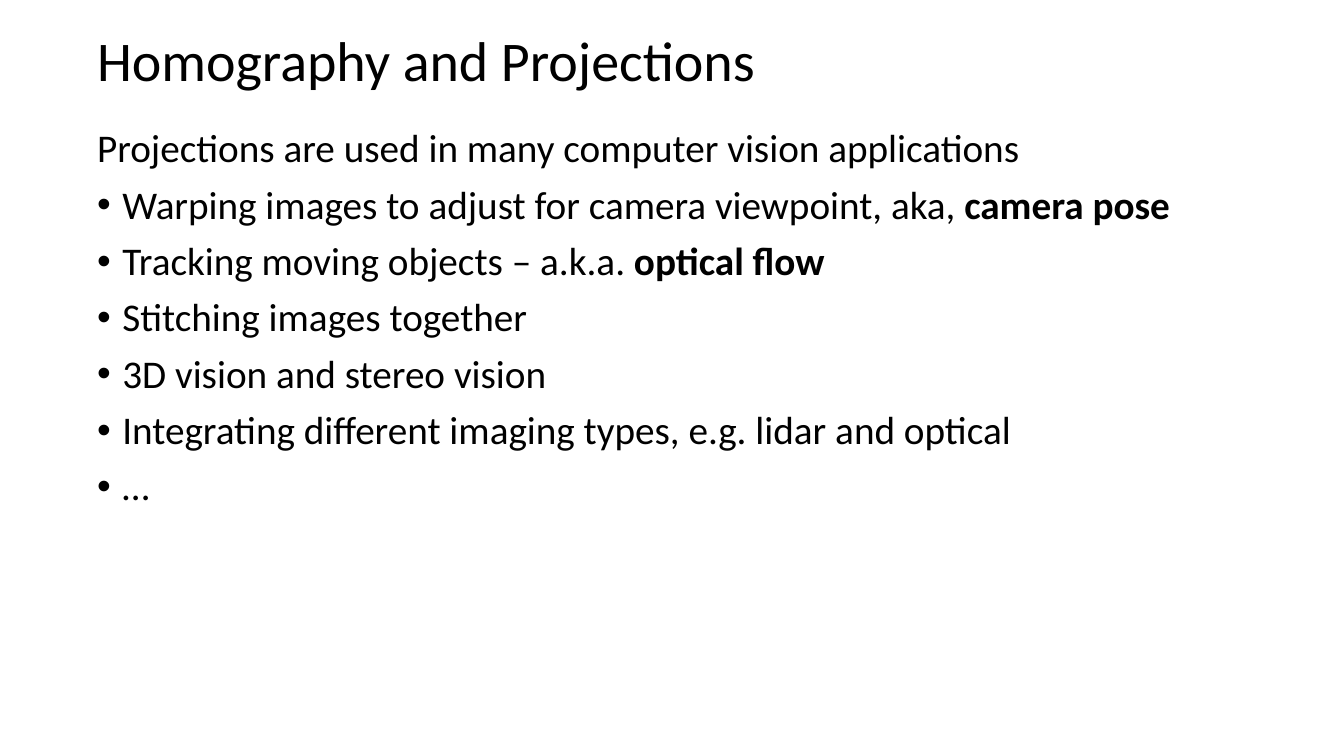
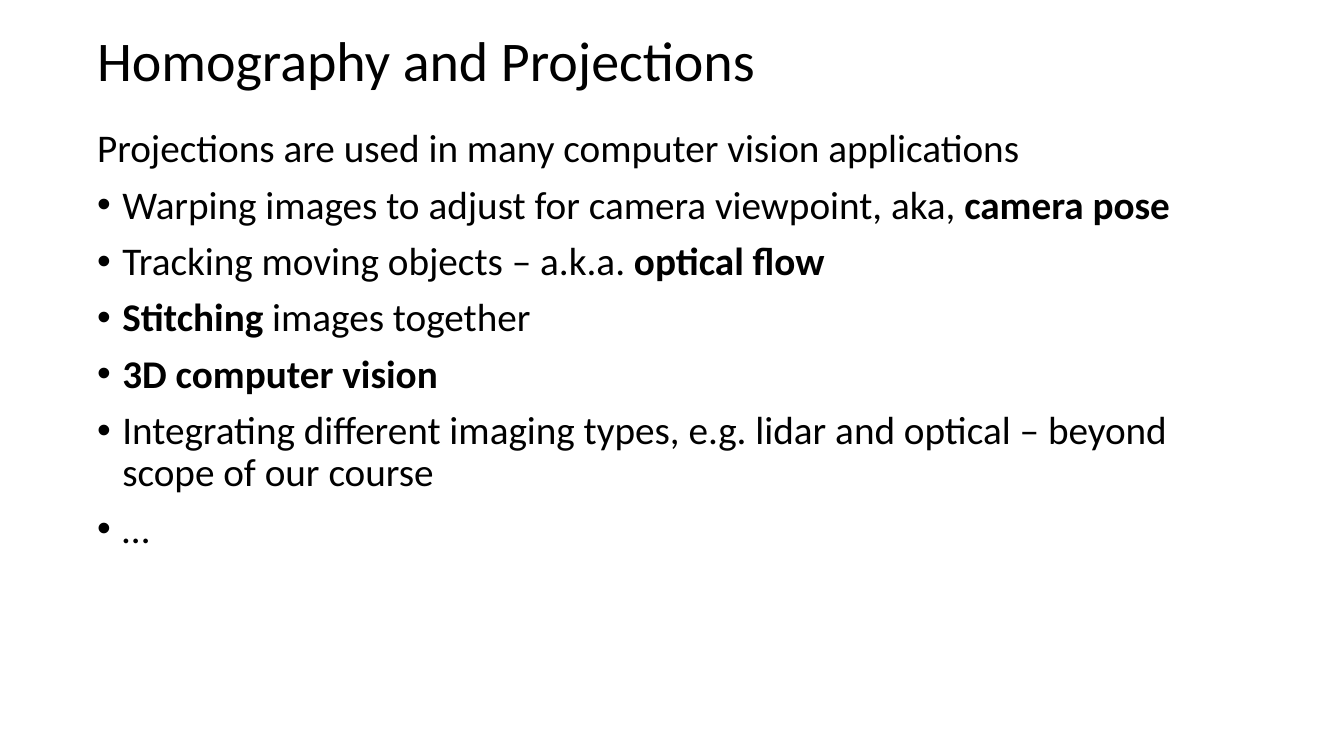
Before and after one commit to StephenElston/CSCI-E25, a slide deck: slide 3 of Slides/9_HomographyProjection.pptx. Drawn at 1344x756 pixels with LibreOffice and Linux fonts; fonts in the diff are those of the drawing. Boxes give left, top, right and bottom in pixels: in the first picture for what was removed or moved away, otherwise in the second. Text is boxed around its words. In the diff, an @@ line names an element or a change of style, - is before the commit and + after.

Commit message:
Updates slides on image transformations

```diff
--- a/Slides/9_HomographyProjection.pptx
+++ b/Slides/9_HomographyProjection.pptx
@@ text at <box>122,303,531,338</box>: bold on in "Stitching" @@
@@ text at <box>122,360,1167,493</box>: text changed @@
-• 3D vision and stereo vision
-• Integrating different imaging types, e.g. lidar and optical
+• 3D computer vision
+• Integrating different imaging types, e.g. lidar and optical – beyond scope of our course
```
Also in this commit, not shown: 8 other slides changed, 7 slides added.
